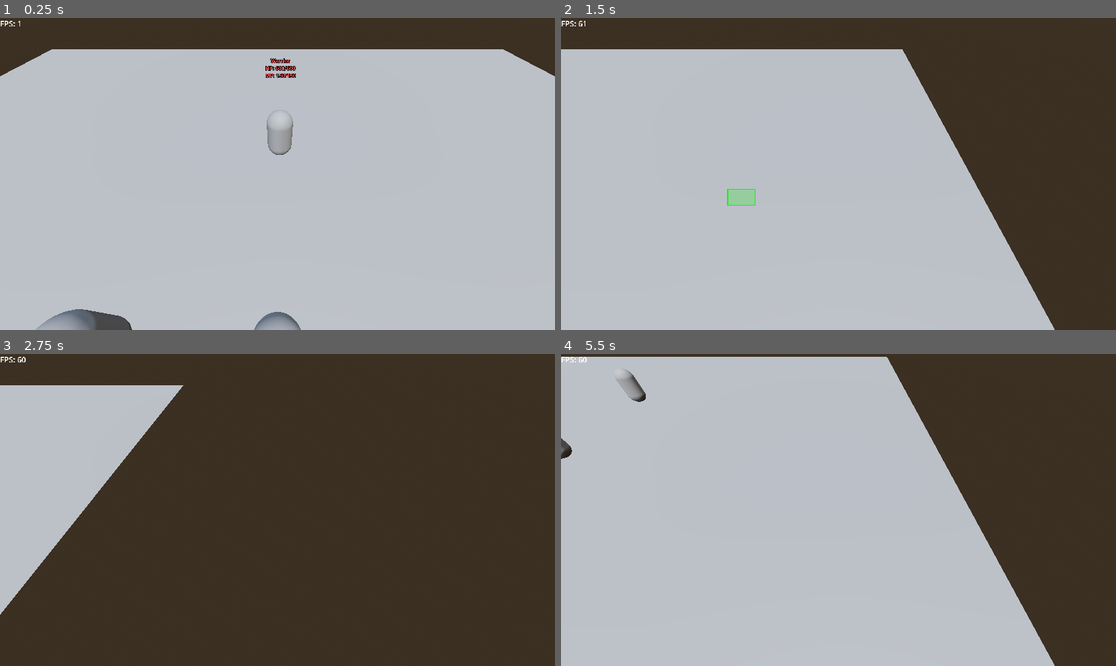
Above: before the commit, frames 1-4 (two rows, left to right).
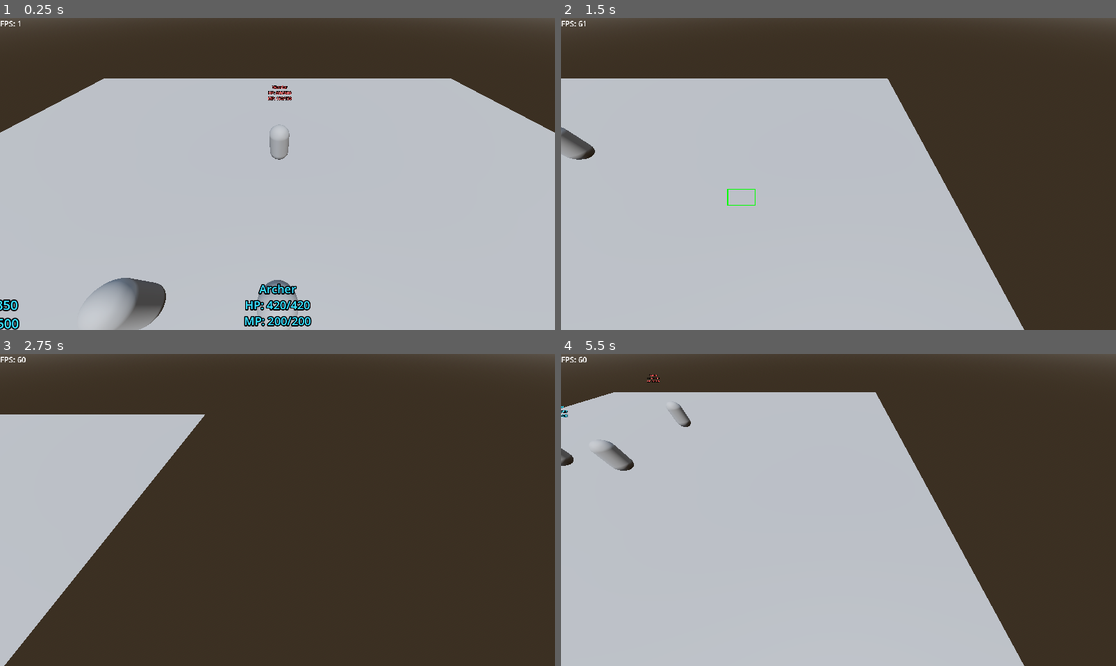
Above: after the commit, the same moments.

Repository: SendHelp001/character-arena-godot
Game: Godot game, scene res://World.tscn
The game is run twice, just before and just after one commit, with the same random seed, the same clock (stepped at 60 frames per second) and the same inputs.
Inputs (mouse positions are in pixels of both pictures, inside the frame that each line leads up to):
- Up to frame 1 (0.25 s): no input
- Up to frame 2 (1.5 s): tap Enter at 0.5 s; move the mouse to (960, 158) at 0.52 s; hold Right (ui_right) 0.53-1.25 s; hold Shift 0.53-1.25 s; click (960, 158) at 0.67 s; drag from (727, 189) to (810, 236) at 1.27 s
- Up to frame 3 (2.75 s): move the mouse to (333, 441) at 2.02 s; hold Right (ui_right) from 2.03 s (still down); tap E at 2.1 s
- Up to frame 4 (5.5 s): release Right (ui_right) at 2.75 s; drag from (810, 572) to (672, 463) at 2.77 s; move the mouse to (1005, 556) at 3.52 s; hold Left (ui_left) 3.53-4.25 s; tap F at 3.6 s; drag from (672, 463) to (755, 432) at 4.27 s; move the mouse to (866, 510) at 5.02 s; hold Down (ui_down) from 5.03 s (still down); tap Q at 5.1 s; click (866, 510) at 5.17 s

The runs differ from the first frame. In frame 1, 16% of the frame differs, in the area x 0-100%, y 0-100%; in frame 2, 11%; in frame 3, 9.2%; in frame 4, 13%.

Commit message:
feat: Implement core ability system with Fireball, Frost Nova, and Blink abilities, including UI and casting indicators.

Diff:
--- a/Resources/Abilities/Blink.tres
+++ b/Resources/Abilities/Blink.tres
@@ -1,6 +1,7 @@
-[gd_resource type="Resource" script_class="Ability" load_steps=2 format=3]
+[gd_resource type="Resource" script_class="BlinkAbility" load_steps=2 format=3 uid="uid://bjjtlrjj00mcr"]
 
-[ext_resource type="Script" path="res://Scripts/Abilities/BlinkAbility.gd" id="1"]
+[ext_resource type="Script" uid="uid://ds8wjxyhc6cki" path="res://Scripts/Abilities/BlinkAbility.gd" id="1"]
 
 [resource]
 script = ExtResource("1")
+ability_name = "Blink"
--- a/Resources/Abilities/Fireball.tres
+++ b/Resources/Abilities/Fireball.tres
@@ -1,6 +1,10 @@
-[gd_resource type="Resource" script_class="FireballAbility" load_steps=2 format=3 uid="uid://dg7bk5sb4n5lh"]
+[gd_resource type="Resource" script_class="FireballAbility" load_steps=3 format=3 uid="uid://dg7bk5sb4n5lh"]
 
 [ext_resource type="Script" uid="uid://dyomessnry8c1" path="res://Scripts/Abilities/FireballAbility.gd" id="1"]
+[ext_resource type="Texture2D" uid="uid://b5je4cjkhohk5" path="res://Resources/Abilities/Fireball_icon.png" id="1_r4j3u"]
 
 [resource]
 script = ExtResource("1")
+ability_name = "Fireball"
+icon = ExtResource("1_r4j3u")
+targeting_mode = 4
--- /dev/null
+++ b/Resources/Abilities/Fireball_Scene.tres
@@ -0,0 +1,14 @@
+[gd_resource type="Resource" script_class="SceneAbility" load_steps=3 format=3 uid="uid://1y0hygt0bg0d"]
+
+[ext_resource type="Script" uid="uid://dnoutsx2c7adh" path="res://Scripts/Abilities/SceneBased/SceneAbility.gd" id="1"]
+[ext_resource type="PackedScene" uid="uid://by4cl7ky4mjhq" path="res://Scenes/Abilities/Mage/Fireball.tscn" id="2"]
+
+[resource]
+script = ExtResource("1")
+ability_scene = ExtResource("2")
+ability_name = "Fireball"
+mana_cost = 100.0
+targeting_mode = 1
+cast_range = 15.0
+cast_radius = 1.0
+cast_point = 0.3
--- a/Resources/Abilities/FrostNova.tres
+++ b/Resources/Abilities/FrostNova.tres
@@ -1,6 +1,7 @@
-[gd_resource type="Resource" script_class="Ability" load_steps=2 format=3]
+[gd_resource type="Resource" script_class="FrostNovaAbility" load_steps=2 format=3 uid="uid://dvkbgbf5j1g0j"]
 
-[ext_resource type="Script" path="res://Scripts/Abilities/FrostNovaAbility.gd" id="1"]
+[ext_resource type="Script" uid="uid://djavr3thuo8oi" path="res://Scripts/Abilities/FrostNovaAbility.gd" id="1"]
 
 [resource]
 script = ExtResource("1")
+ability_name = "Frost Nova"
--- a/Resources/Textures/IndicatorArrow.tres
+++ b/Resources/Textures/IndicatorArrow.tres
@@ -5,6 +5,8 @@
 
 [resource]
 gradient = SubResource("1")
+width = 128
+height = 128
 fill = 1
 fill_from = Vector2(0.5, 1)
 fill_to = Vector2(0.5, 0)
--- a/Resources/Textures/IndicatorCircle.tres
+++ b/Resources/Textures/IndicatorCircle.tres
@@ -6,6 +6,9 @@
 
 [resource]
 gradient = SubResource("1")
+width = 128
+height = 128
+use_hdr = true
 fill = 1
 fill_from = Vector2(0.5, 0.5)
 fill_to = Vector2(0.5, 0)
--- a/Resources/Textures/IndicatorRing.tres
+++ b/Resources/Textures/IndicatorRing.tres
@@ -6,6 +6,9 @@
 
 [resource]
 gradient = SubResource("1")
+width = 128
+height = 128
+use_hdr = true
 fill = 1
 fill_from = Vector2(0.5, 0.5)
 fill_to = Vector2(0.5, 0)
--- /dev/null
+++ b/Scenes/Abilities/Mage/Fireball.tscn
@@ -0,0 +1,24 @@
+[gd_scene load_steps=4 format=3 uid="uid://by4cl7ky4mjhq"]
+
+[ext_resource type="Script" uid="uid://dswc3yg2fgvue" path="res://Scripts/Abilities/SceneBased/AbilityRoot.gd" id="1"]
+[ext_resource type="Script" uid="uid://mluunprucqbt" path="res://Scripts/Abilities/SceneBased/AbilityIndicator.gd" id="2"]
+[ext_resource type="Texture2D" uid="uid://cdvesdut7t5ug" path="res://Resources/Textures/IndicatorArrow.tres" id="3"]
+
+[node name="Fireball" type="Node3D"]
+script = ExtResource("1")
+ability_name = "Fireball"
+mana_cost = 100.0
+cast_range = 15.0
+
+[node name="VisualIndicator" type="Node3D" parent="."]
+script = ExtResource("2")
+texture = ExtResource("3")
+
+[node name="Decal" type="Decal" parent="VisualIndicator"]
+transform = Transform3D(1, 0, 0, 0, -4.37114e-08, -1, 0, 1, -4.37114e-08, 0, 0, -7.5)
+size = Vector3(2, 10, 15)
+texture_albedo = ExtResource("3")
+cull_mask = 1
+
+[node name="ProjectileSpawner" type="Node3D" parent="."]
+transform = Transform3D(1, 0, 0, 0, 1, 0, 0, 0, 1, 0, 0, -2.6361027)
--- a/Scenes/Abilities/Projectiles/FireballProjectile.tscn
+++ b/Scenes/Abilities/Projectiles/FireballProjectile.tscn
@@ -1,13 +1,12 @@
-[gd_scene load_steps=4 format=3]
+[gd_scene load_steps=4 format=3 uid="uid://yf56wo61diwm"]
 
-[ext_resource type="Script" path="res://Scripts/DirectionalProjectile.gd" id="1"]
+[ext_resource type="Script" uid="uid://bm16iqoekbl6k" path="res://Scripts/DirectionalProjectile.gd" id="1"]
 
 [sub_resource type="SphereMesh" id="SphereMesh_1"]
 radius = 0.3
 height = 0.6
 
-[sub_resource type="SphereShape3D" id="SphereShape3D_1"]
-radius = 0.3
+[sub_resource type="BoxShape3D" id="BoxShape3D_apm1o"]
 
 [node name="FireballProjectile" type="Area3D"]
 collision_layer = 0
@@ -19,6 +18,6 @@
 skeleton = NodePath("")
 
 [node name="CollisionShape3D" type="CollisionShape3D" parent="."]
-shape = SubResource("SphereShape3D_1")
+shape = SubResource("BoxShape3D_apm1o")
 
 [connection signal="body_entered" from="." to="." method="_on_body_entered"]
--- a/Scenes/AbilityCasting/CircleIndicator.tscn
+++ b/Scenes/AbilityCasting/CircleIndicator.tscn
@@ -1,6 +1,6 @@
-[gd_scene load_steps=4 format=3]
+[gd_scene load_steps=4 format=3 uid="uid://b7t38xsym0yxy"]
 
-[ext_resource type="Material" path="res://Materials/AbilityIndicator.tres" id="1"]
+[ext_resource type="Material" uid="uid://ti5s1r72qhm1" path="res://Materials/AbilityIndicator.tres" id="1"]
 
 [sub_resource type="CylinderMesh" id="1"]
 top_radius = 1.0
@@ -9,7 +9,6 @@
 
 [sub_resource type="TorusMesh" id="2"]
 inner_radius = 0.95
-outer_radius = 1.0
 rings = 16
 ring_segments = 4
 
@@ -23,5 +22,3 @@
 [node name="Border" type="MeshInstance3D" parent="."]
 transform = Transform3D(1, 0, 0, 0, 1, 0, 0, 0, 1, 0, 0.05, 0)
 mesh = SubResource("2")
-# Use a brighter material for border if desired, or same
-surface_material_override/0 = ExtResource("1")
--- a/Scenes/UI/AbilityButton.tscn
+++ b/Scenes/UI/AbilityButton.tscn
@@ -6,11 +6,9 @@
 custom_minimum_size = Vector2(64, 64)
 offset_right = 64.0
 offset_bottom = 64.0
-text = ""
 script = ExtResource("1")
 
 [node name="CooldownOverlay" type="ColorRect" parent="."]
-visible = false
 layout_mode = 1
 anchors_preset = 15
 anchor_right = 1.0
@@ -39,7 +37,7 @@
 anchor_top = 1.0
 anchor_bottom = 1.0
 offset_top = -23.0
-offset_right = 40.0
+offset_right = 24.0
 grow_vertical = 0
 theme_override_colors/font_shadow_color = Color(0, 0, 0, 1)
 text = "Q"
@@ -53,7 +51,7 @@
 anchor_top = 1.0
 anchor_right = 1.0
 anchor_bottom = 1.0
-offset_left = -40.0
+offset_left = -34.0
 offset_top = -23.0
 grow_horizontal = 0
 grow_vertical = 0
--- a/Scenes/UI/PlayerUI.tscn
+++ b/Scenes/UI/PlayerUI.tscn
@@ -58,5 +58,5 @@
 
 [node name="AbilityContainer" type="HBoxContainer" parent="Panel/MarginContainer/HBox/VBox"]
 layout_mode = 2
-size_flags_vertical = 3
+size_flags_vertical = 0
 theme_override_constants/separation = 5
--- a/Scripts/Abilities/SceneBased/SceneAbility.gd
+++ b/Scripts/Abilities/SceneBased/SceneAbility.gd
@@ -1,7 +1,42 @@
+@tool
 extends Ability
 class_name SceneAbility
 
-@export var ability_scene: PackedScene
+@export var ability_scene: PackedScene:
+	set(value):
+		ability_scene = value
+		_sync_from_scene()
+
+func _sync_from_scene():
+	if not ability_scene:
+		return
+
+	# Instantiate momentarily to read values
+	# We use can_instantiate check just in case
+	if not ability_scene.can_instantiate():
+		return
+
+	var instance = ability_scene.instantiate()
+	if instance is AbilityRoot: # Ensure it's our visual root
+		# Sync Data
+		ability_name = instance.ability_name
+		icon = instance.icon
+		suggested_hotkey = instance.suggested_hotkey
+
+		cooldown = instance.cooldown
+		mana_cost = instance.mana_cost
+		max_level = instance.max_level
+
+		targeting_mode = instance.targeting_mode
+		cast_range = instance.cast_range
+		cast_radius = instance.cast_radius
+
+		cast_point = instance.cast_point
+		requires_turn = instance.requires_turn
+
+		print("🔄 Synced stats from Scene: ", ability_name)
+
+	instance.queue_free()
 
 # Override _cast to use the scene's logic
 func _cast(caster: Node, target_pos: Vector3, level: int) -> bool:
@@ -13,22 +48,10 @@
 	var instance = ability_scene.instantiate()
 	caster.get_tree().root.add_child(instance)
 
-	# If the root has a cast method, call it
 	if instance.has_method("cast"):
 		var result = instance.cast(caster, target_pos, level)
-		# We might want to keep the instance alive if it has duration,
-		# or queue_free it if it was just a logic runner.
-		# For now, let the instance manage its own life (e.g. projectile spawner)
-		# If it's just a data container, we should free it.
-
-		# If it's a projectile spawner, it likely spawned something and can be freed?
-		# Or maybe the instance IS the projectile?
-		# Let's assume AbilityRoot handles its lifecycle or is just a spawner.
-
-		# If the instance is an AbilityRoot, it might just spawn things.
-		# Let's queue_free it after a frame if it's just a spawner.
-		# But if it's a persistent effect, we shouldn't.
-		# For safety, let the AbilityRoot decide (e.g. call queue_free() in its cast())
+		# NOTE: logic instances usually need to persist if they are projectiles.
+		# If it's a spawner, it should queue_free itself.
 		return result
 
 	return false
--- a/Scripts/SelectionBox.gd
+++ b/Scripts/SelectionBox.gd
@@ -1,7 +1,7 @@
 extends Control
 
 # Colors for the selection box
-@export var box_color := Color(0, 1, 0, 0.2)  # Transparent green background
+@export var box_color := Color(0, 0, 0, 0)  # Transparent green background
 @export var border_color := Color(0, 1, 0, 1.0) # Solid green border
 
 var is_dragging := false
--- a/Scripts/UI/AbilityButton.gd
+++ b/Scripts/UI/AbilityButton.gd
@@ -50,7 +50,24 @@
 	if ability_instance.current_cooldown > 0:
 		_on_cooldown_changed(ability_instance.current_cooldown, ability_instance.ability.cooldown)
 
+	# Connect Button click
+	if not pressed.is_connected(_on_button_pressed):
+		pressed.connect(_on_button_pressed)
+
 	_update_state()
+
+func _on_button_pressed():
+	if not ability_instance:
+		return
+
+	# Trigger cast on the ability instance
+	# Ideally, we call back to the caster (Unit) or UnitAbilities component
+	# Since ability_instance is a child of UnitAbilities, we can get parent
+	var abilities_comp = ability_instance.get_parent()
+	if abilities_comp and abilities_comp.has_method("try_cast_ability"):
+		abilities_comp.try_cast_ability(slot_index)
+	else:
+		print("⚠️ AbilityButton: Could not find UnitAbilities component to cast.")
 
 func _set_empty():
 	text = "-"
--- a/World.tscn
+++ b/World.tscn
@@ -57,6 +57,7 @@
 
 [node name="Camera3D" type="Camera3D" parent="."]
 transform = Transform3D(1, 0, 0, 0, 0.64278764, 0.76604444, 0, -0.76604444, 0.64278764, 0, 6.6992855, 0)
+fov = 90.0
 script = ExtResource("1_c6gwx")
 zoom_speed = 2.0
 min_height = 7.0
Binary file added: Resources/Abilities/Fireball_icon.png
Not shown, added: Resources/Abilities/Fireball_icon.png.import
